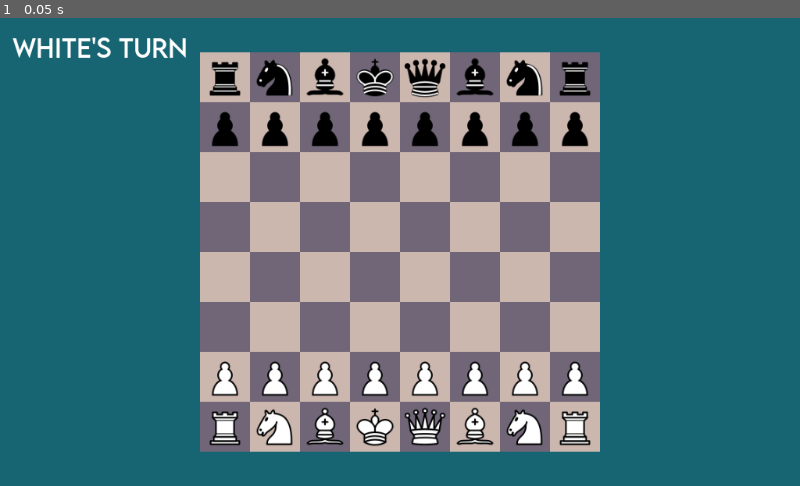
Above: before the commit, frame 1.
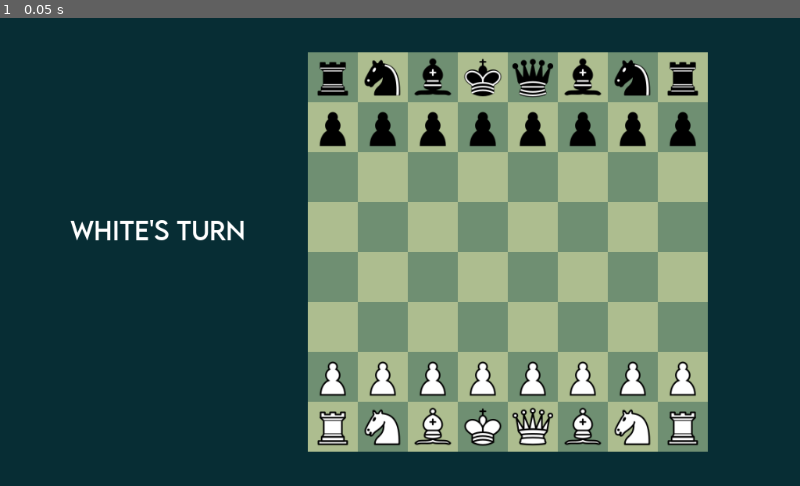
Above: after the commit, the same moment.

Repository: Maybells/godot-zone-framework
Game: Godot game, scene res://Examples/Chess/chess.tscn
Two runs of this game, one before a commit and one after it. Both use one fixed random seed, a clock stepped at 60 frames per second and the inputs below.
Inputs:
- Up to frame 1 (0.05 s): no input

The runs differ from the first frame. In frame 1, 99% of the frame differs, in the area x 0-100%, y 0-100%.

Commit message:
Graphical improvements

Diff:
--- a/Examples/Chess/chess.tscn
+++ b/Examples/Chess/chess.tscn
@@ -15,19 +15,19 @@
 margin_right = 1024.0
 margin_bottom = 600.0
 mouse_filter = 2
-color = Color( 0.0901961, 0.396078, 0.447059, 1 )
+color = Color( 0.027451, 0.176471, 0.203922, 1 )
 
 [node name="Grid" parent="." instance=ExtResource( 2 )]
-position = Vector2( 512, 300 )
+position = Vector2( 650, 300 )
 columns = 8
 rows = 8
 cell_size = Vector2( 64, 64 )
 cell_margin = Vector2( 0, 0 )
 
 [node name="Label" type="Label" parent="."]
-margin_left = 16.0
-margin_top = 16.0
-margin_right = 240.0
-margin_bottom = 59.0
+margin_left = 90.0
+margin_top = 250.0
+margin_right = 314.0
+margin_bottom = 293.0
 custom_fonts/font = SubResource( 1 )
 text = "White's Turn"
--- a/Examples/Chess/tile.gd
+++ b/Examples/Chess/tile.gd
@@ -1,8 +1,8 @@
 extends "res://src/Zone/zone.gd"
 
-export (Color) var white = Color.beige
-export (Color) var black = Color.burlywood
-export (Color) var highlighted = Color.aliceblue
+var white = Color(111/255.0, 143/255.0, 114/255.0)
+var black = Color(173/255.0, 189/255.0, 143/255.0)
+var highlighted = Color.darkgreen
 var is_white = true
 var color
 
--- a/Examples/Chess/tile.tscn
+++ b/Examples/Chess/tile.tscn
@@ -6,10 +6,8 @@
 [sub_resource type="RectangleShape2D" id=1]
 extents = Vector2( 32, 32 )
 
-[node name="Tile" instance=ExtResource( 1 )]
+[node name="Tile" index="0" instance=ExtResource( 1 )]
 script = ExtResource( 2 )
-white = Color( 0.8, 0.717647, 0.682353, 1 )
-black = Color( 0.439216, 0.4, 0.466667, 1 )
 
 [node name="ZoneExtents" parent="." index="0"]
 shape = SubResource( 1 )
